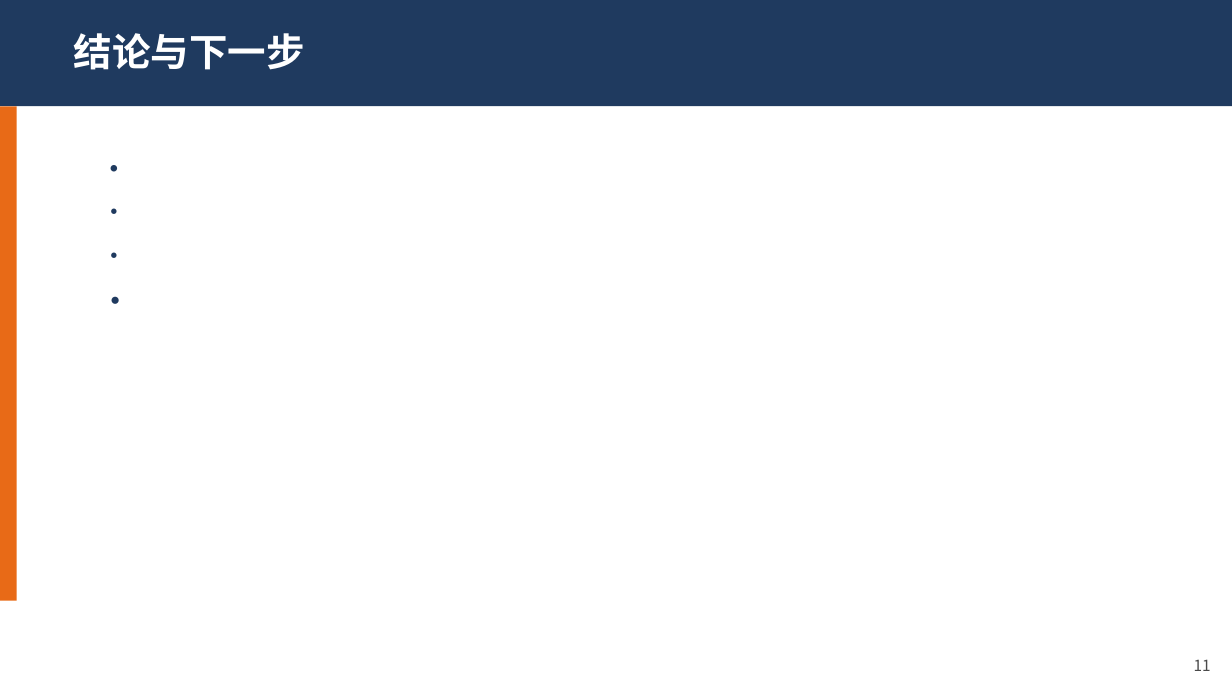
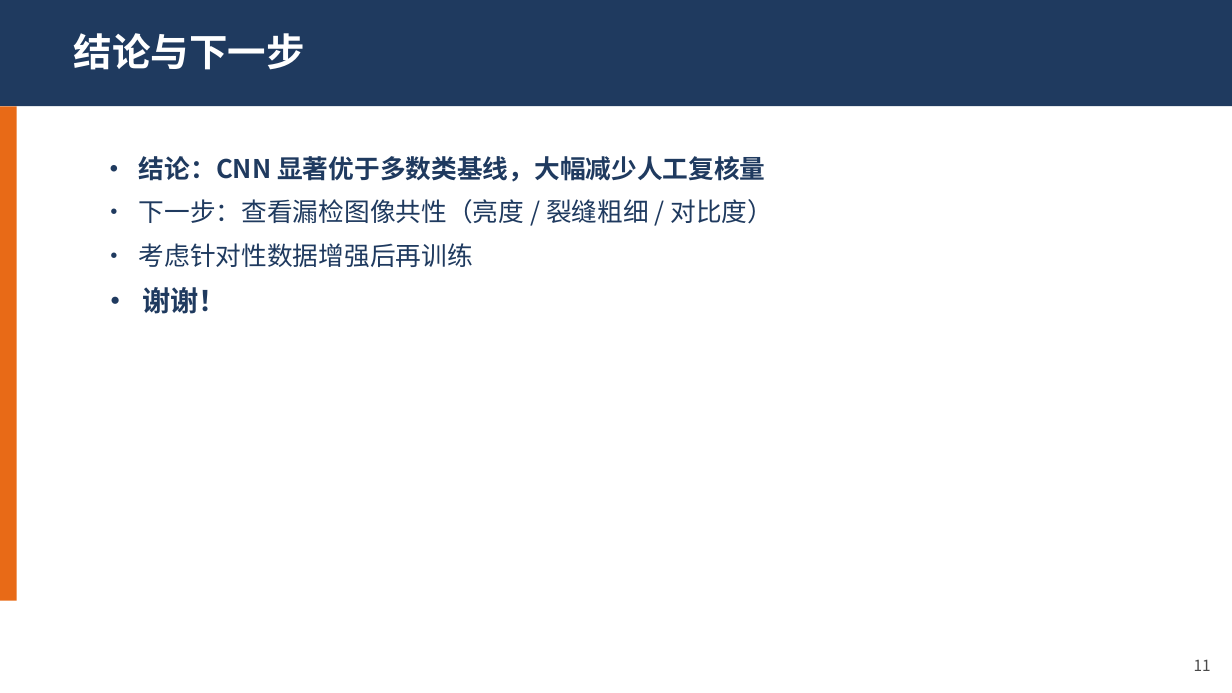
Before and after one commit to tissuefish/ai-camp-2026-d2-xuanhaochen-u202410766, a slide deck: slide 11 of presentation.pptx. Drawn at 1232x693 pixels with LibreOffice and Linux fonts; fonts in the diff are those of the drawing. Boxes give left, top, right and bottom in pixels: in the first picture for what was removed or moved away, otherwise in the second. Text is boxed around its words. In the diff, an @@ line names an element or a change of style, - is before the commit and + after.

```diff
--- a/presentation.pptx
+++ b/presentation.pptx
@@ text at [139, 156, 774, 314]: text changed; bold off @@
-•
-•
-•
-•
+• 结论：CNN 显著优于多数类基线，大幅减少人工复核量
+• 下一步：查看漏检图像共性（亮度 / 裂缝粗细 / 对比度）
+• 考虑针对性数据增强后再训练
+• 谢谢！
```
Also in this commit, not shown: 9 other slides changed.
